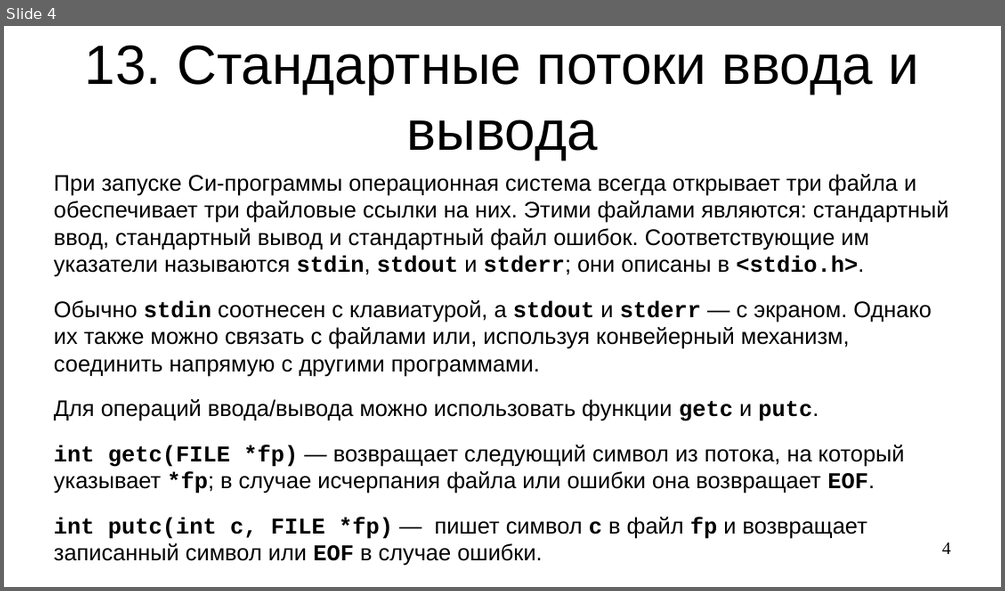
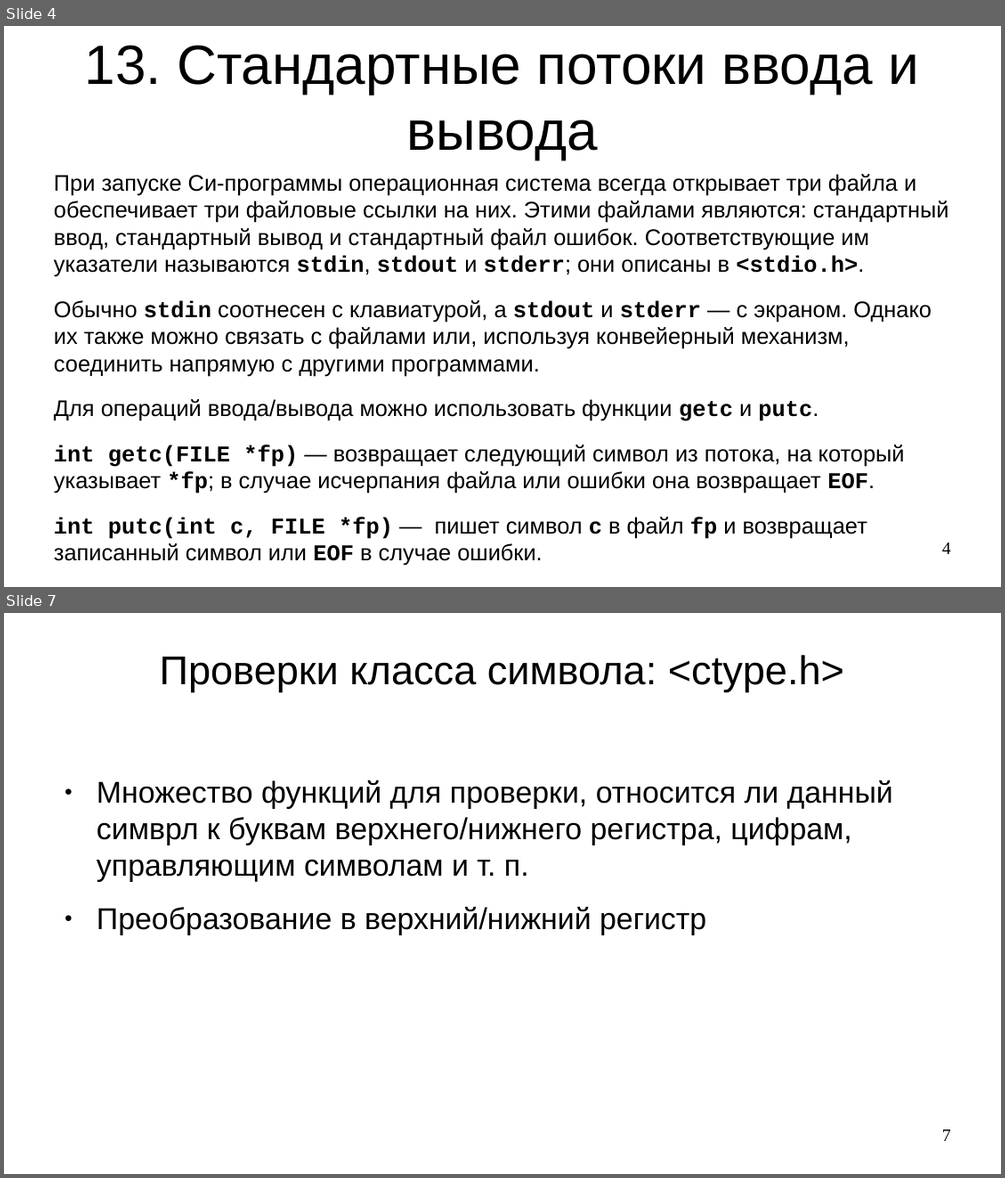
Before and after one commit to steelcraft/stud-lab, a slide deck: Лекции/CBCP01#L8.odp. Shown one above the other, each under a label of ours: slide 4 before the commit, slides 4 and 7 after it; the slides between them are not shown. The pictures are 1005x591 and 1005x1178 pixels, drawn with LibreOffice and Linux fonts; fonts in the diff are those of the drawing. Boxes give left, top, right and bottom in pixels: in the first picture for what was removed or moved away, otherwise in the second. Text is boxed around its words. In the diff, an @@ line names an element or a change of style, - is before the commit and + after.

```diff
--- a/Лекции/CBCP01#L8.odp
+++ b/Лекции/CBCP01#L8.odp
@@ slide 7 added at bbox=[4, 613, 1001, 1174], background #FFFFFF @@
@@ title added at bbox=[160, 655, 844, 692], 32 pt, text #000000 @@
+Проверки класса символа: <ctype.h>
@@ text added at bbox=[97, 780, 893, 935], 24 pt, text #000000 @@
+● Множество функций для проверки, относится ли данный симврл к буквам верхнего/нижнего регистра, цифрам, управляющим символам и т. п.
+● Преобразование в верхний/нижний регистр
@@ page number added at bbox=[942, 1129, 951, 1141], 14 pt, text #000000 @@
+7
```
Also in this commit, not shown: 1 slide changed, 8 other slides added.
